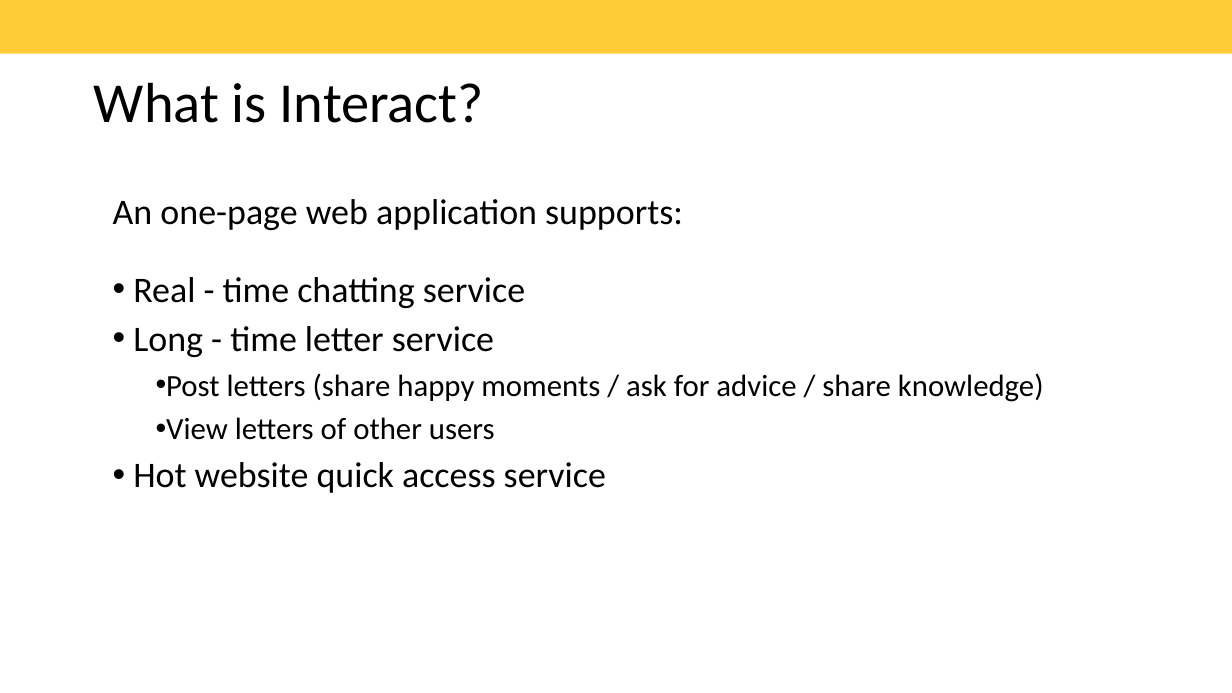
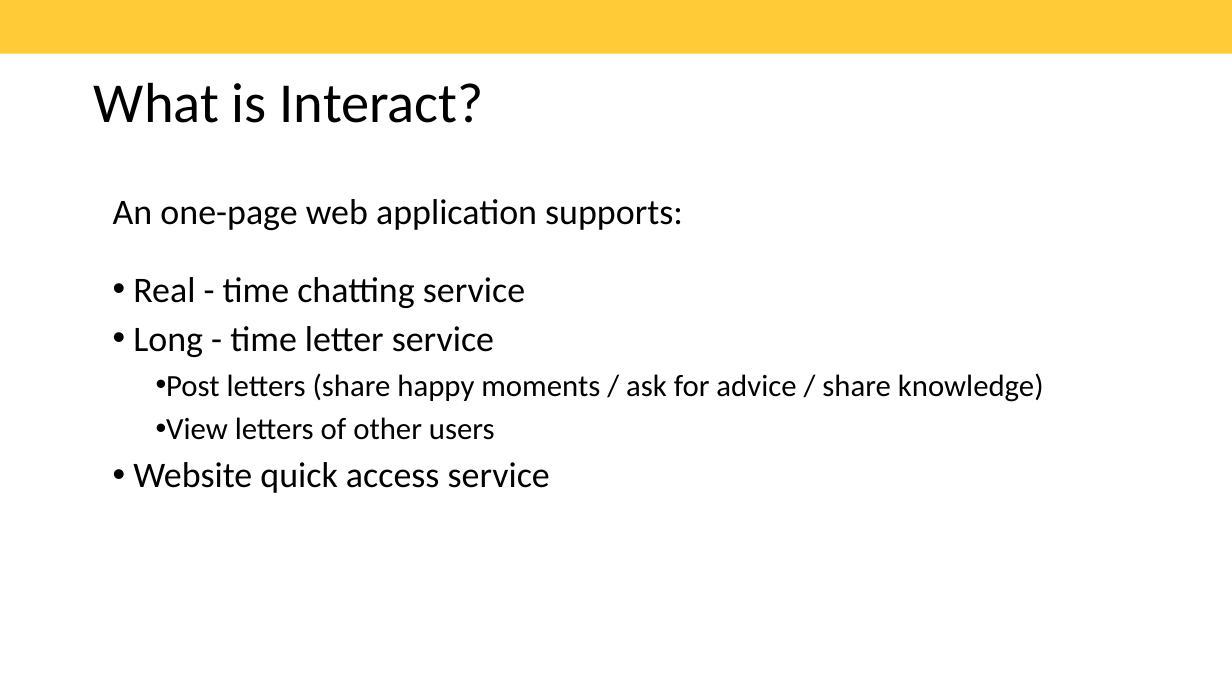
Before and after one commit to veyuanma/ReactJS-NodeJS-Project, a slide deck: slide 2 of React-app demo.pptx. Drawn at 1232x693 pixels with LibreOffice and Linux fonts; fonts in the diff are those of the drawing; background and template pictures are left out. Boxes give left, top, right and bottom in pixels: in the first picture for what was removed or moved away, otherwise in the second. Text is boxed around its words. In the diff, an @@ line names an element or a change of style, - is before the commit and + after.

```diff
--- a/React-app demo.pptx
+++ b/React-app demo.pptx
@@ text at [133,462,550,493]: text changed @@
-• Hot website quick access service
+• Website quick access service
```
Also in this commit, not shown: 4 other slides changed, 4 other files.
